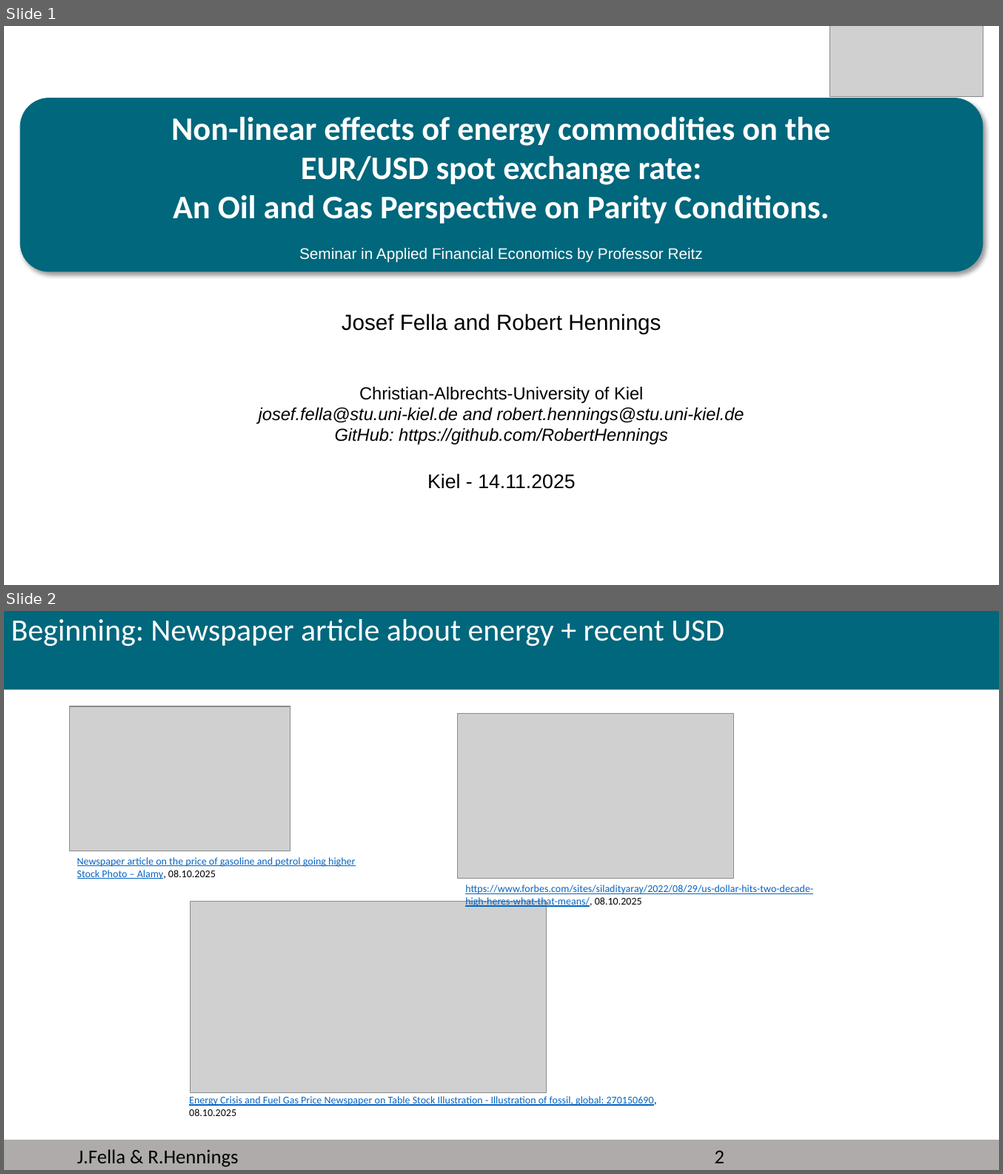
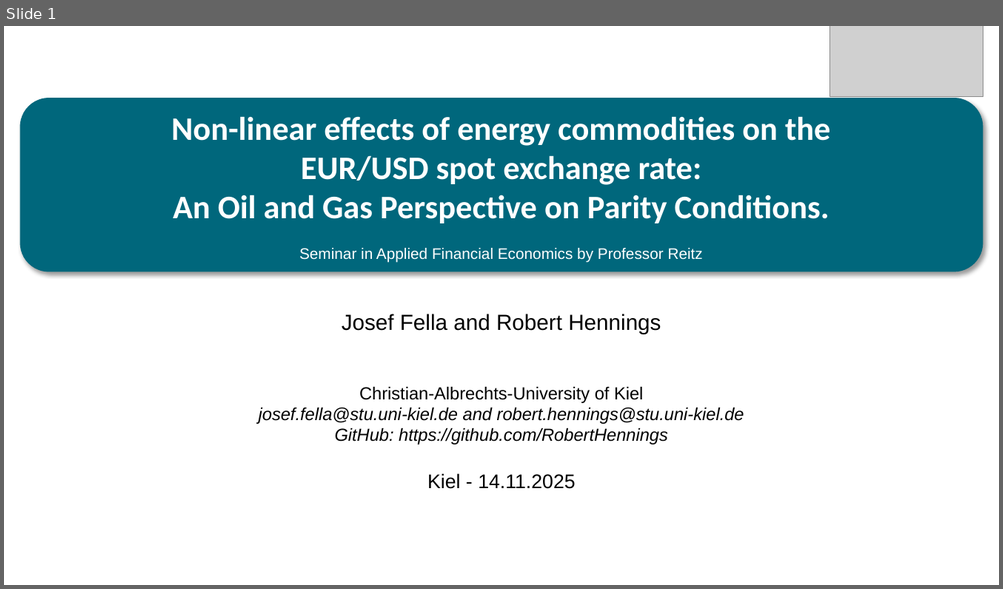
Before and after one commit to RobertHennings/Seminar, a slide deck: reports/presentation_pptx_version/PPTX_WiSo_Template.pptx. Shown one above the other, each under a label of ours: slides 1 and 2 before the commit, slide 1 after it. The pictures are 1003x1174 and 1003x589 pixels, drawn with LibreOffice and Linux fonts; fonts in the diff are those of the drawing; grey boxes stand for pictures; background and template pictures are left out. Boxes give left, top, right and bottom in pixels: in the first picture for what was removed or moved away, otherwise in the second. Text is boxed around its words. In the diff, an @@ line names an element or a change of style, - is before the commit and + after.

```diff
--- a/reports/presentation_pptx_version/PPTX_WiSo_Template.pptx
+++ b/reports/presentation_pptx_version/PPTX_WiSo_Template.pptx
@@ slide 2 removed at (4, 611, 999, 1170), background #FFFFFF @@
@@ title removed at (4, 611, 999, 690) @@
-Beginning: Newspaper article about energy + recent USD
@@ picture removed at (70, 706, 290, 851) @@
@@ picture removed at (457, 714, 733, 880) @@
@@ text removed at (77, 857, 355, 880) @@
-Newspaper article on the price of gasoline and petrol going higher Stock Photo – Alamy, 08.10.2025
@@ text removed at (465, 885, 813, 908) @@
-https://www.forbes.com/sites/siladityaray/2022/08/29/us-dollar-hits-two-decade-high-heres-what-that-means/, 08.10.2025
@@ picture removed at (190, 902, 546, 1093) @@
@@ text removed at (189, 1096, 657, 1116) @@
-Energy Crisis and Fuel Gas Price Newspaper on Table Stock Illustration - Illustration of fossil, global: 270150690, 08.10.2025
@@ rectangle removed at (4, 1140, 999, 1170) @@
@@ text removed at (77, 1150, 238, 1167) @@
-J.Fella & R.Hennings
@@ page number removed at (714, 1150, 724, 1164) @@
-2
```
Also in this commit, not shown: 1 slide added, 1 other slide removed.
